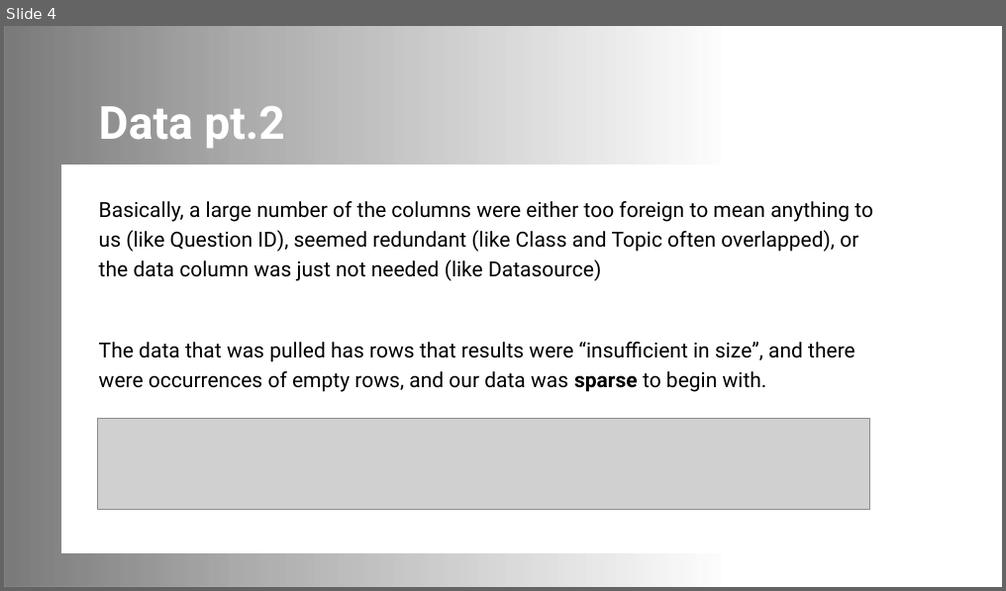
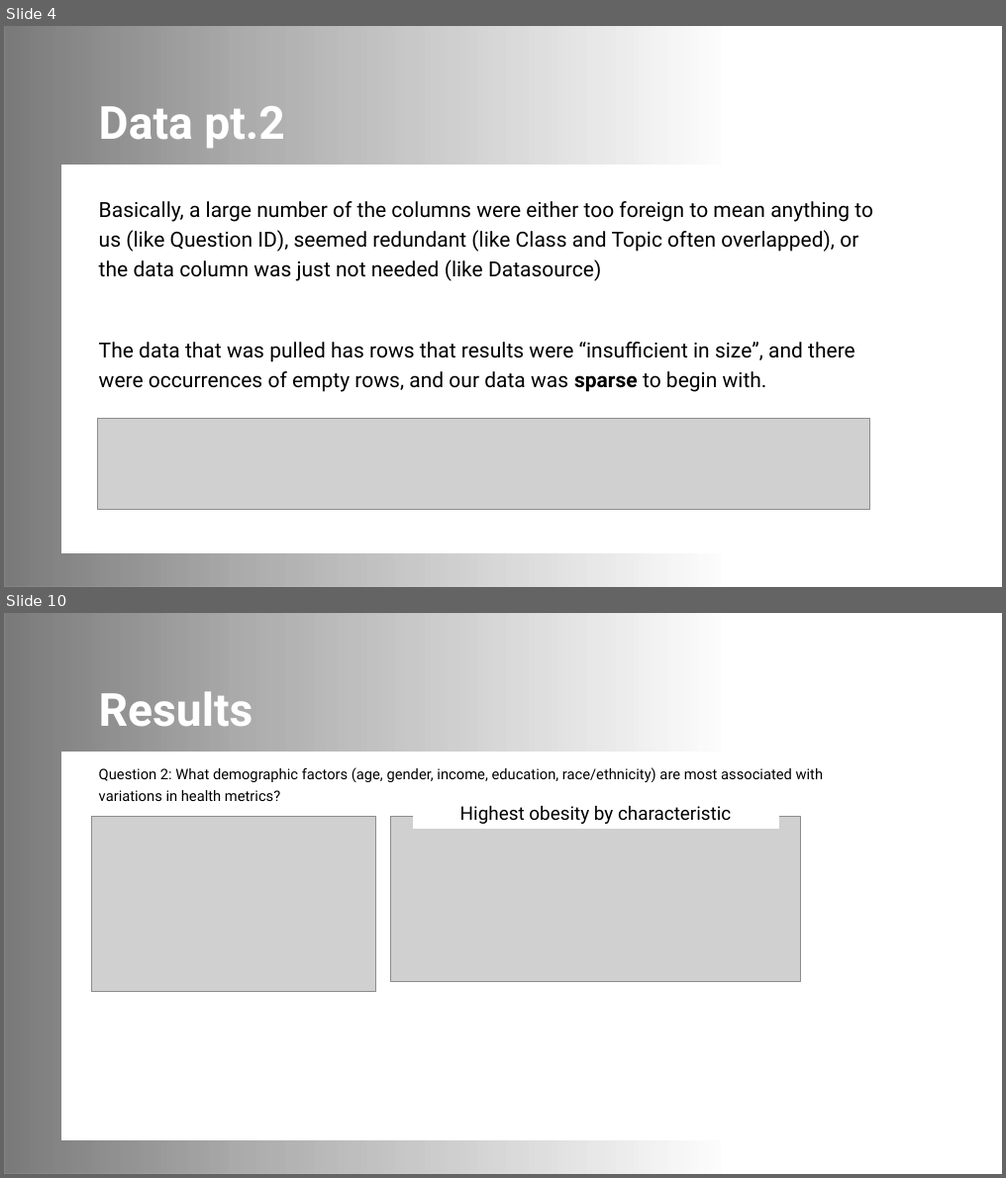
Before and after one commit to HudsonIAState/DS202Final, a slide deck: American Health Final Presentation DS202.pptx. Shown one above the other, each under a label of ours: slide 4 before the commit, slides 4 and 10 after it; the slides between them are not shown. The pictures are 1006x591 and 1006x1178 pixels, drawn with LibreOffice and Linux fonts; fonts in the diff are those of the drawing; grey boxes stand for pictures; background and template pictures are left out. Boxes give left, top, right and bottom in pixels: in the first picture for what was removed or moved away, otherwise in the second. Text is boxed around its words. In the diff, an @@ line names an element or a change of style, - is before the commit and + after.

```diff
--- a/American Health Final Presentation DS202.pptx
+++ b/American Health Final Presentation DS202.pptx
@@ slide 10 added at [4, 613, 1002, 1174], background picture (left out); not listed: 1 template element that a slide beside it also shows @@
@@ rectangle added at [4, 613, 1002, 1174], fill #FFFFFF @@
@@ rectangle added at [4, 613, 723, 1174], fill gradient #000000 @@
@@ title added at [99, 691, 253, 727], 44 pt, text #FFFFFF, bold @@
+Results
@@ rectangle added at [61, 752, 927, 1140], fill #FFFFFF, outline #FFFFFF 1 pt @@
@@ subtitle added at [99, 767, 824, 801], 14 pt, text #000000 @@
+Question 2: What demographic factors (age, gender, income, education, race/ethnicity) are most associated with variations in health metrics?
@@ picture added at [91, 817, 375, 992] @@
@@ picture added at [391, 817, 801, 982] @@
@@ rectangle added at [414, 799, 779, 829], fill #FFFFFF, outline #FFFFFF 1 pt, 18 pt, text #000000 @@
+Highest obesity by characteristic
```
Also in this commit, not shown: 4 slides changed, 4 other slides added, 1 slide removed, 8 other files.
